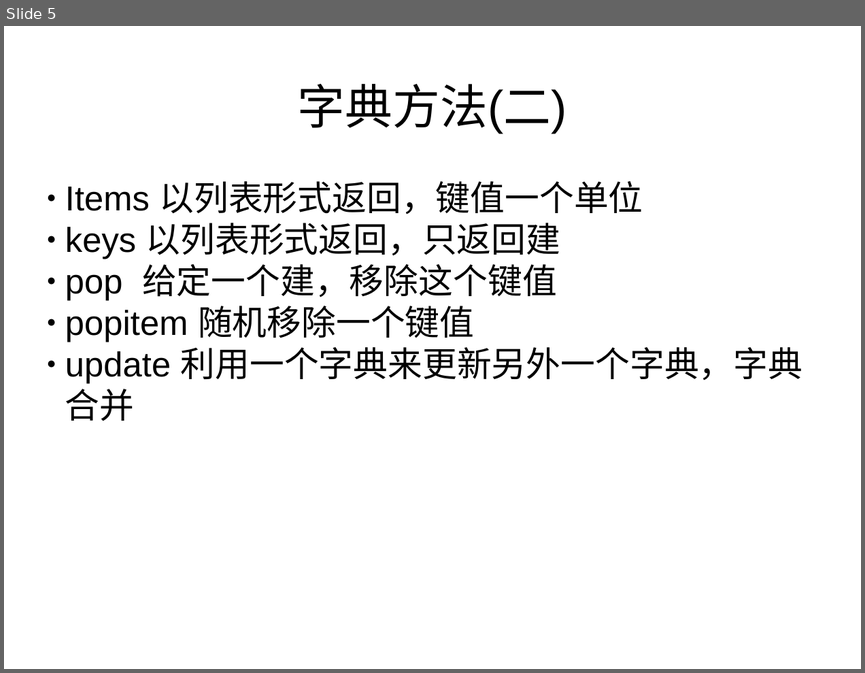
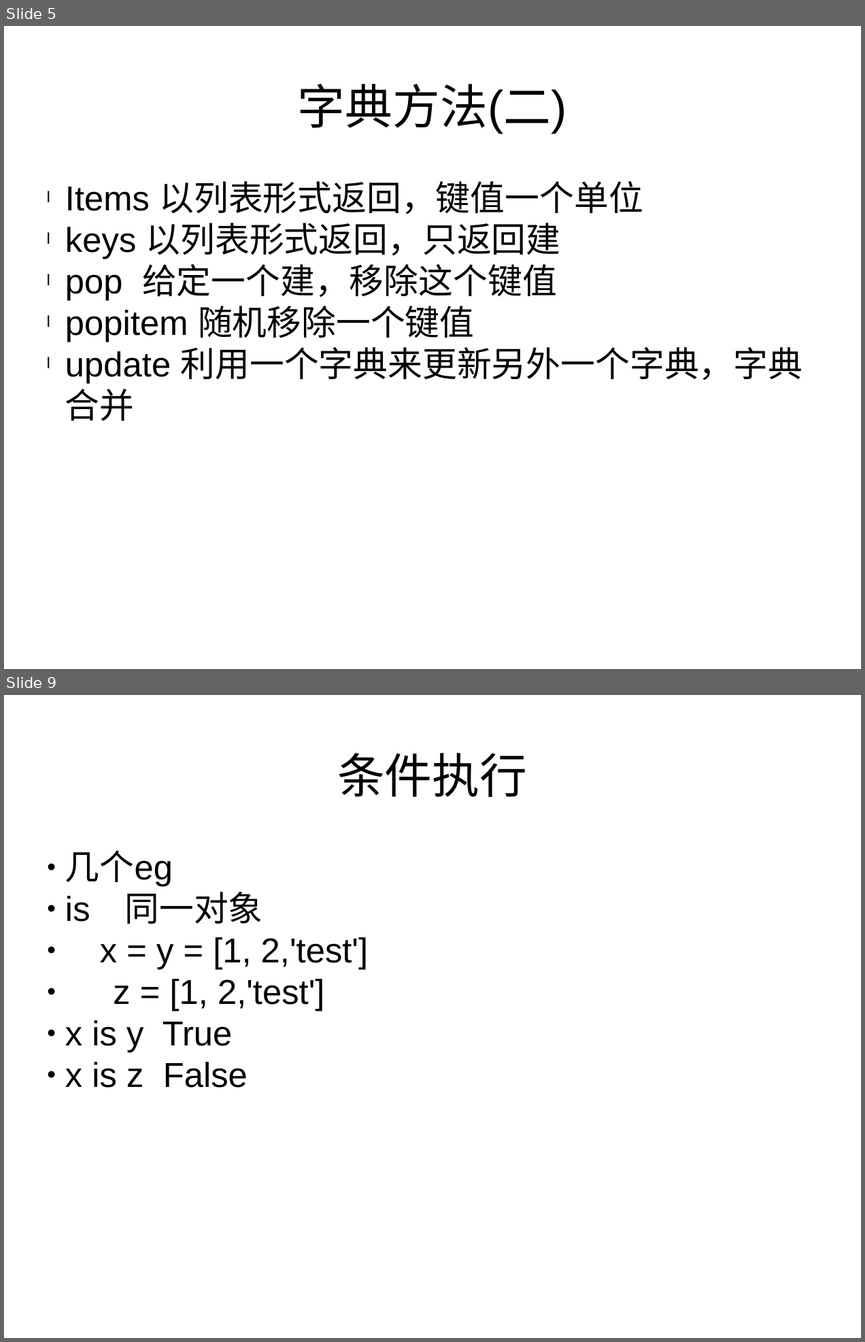
Before and after one commit to haolongzhangm/shell_my, a slide deck: unexeshell/tmp_use/python_l/1/p1.pptx. Shown one above the other, each under a label of ours: slide 5 before the commit, slides 5 and 9 after it; the slides between them are not shown. The pictures are 865x673 and 865x1342 pixels, drawn with LibreOffice and Linux fonts; fonts in the diff are those of the drawing. Boxes give left, top, right and bottom in pixels: in the first picture for what was removed or moved away, otherwise in the second. Text is boxed around its words. In the diff, an @@ line names an element or a change of style, - is before the commit and + after.

```diff
--- a/unexeshell/tmp_use/python_l/1/p1.pptx
+++ b/unexeshell/tmp_use/python_l/1/p1.pptx
@@ slide 9 added at bbox=[4, 695, 861, 1338], background #FFFFFF @@
@@ text added at bbox=[337, 753, 527, 797], 44 pt, text #000000 @@
+条件执行
@@ text added at bbox=[65, 850, 368, 1087], 32 pt, text #000000 @@
+● 几个eg
+● is 同一对象
+● x = y = [1, 2,'test']
+● z = [1, 2,'test']
+● x is y True
+● x is z False
@@ slide 5 changed as well @@
@@ text "Items 以列表形式返回，键值一个单位" at bbox=[65, 181, 803, 421]: bullet ● to l @@
```
Also in this commit, not shown: 4 other slides changed, 7 other slides added.
